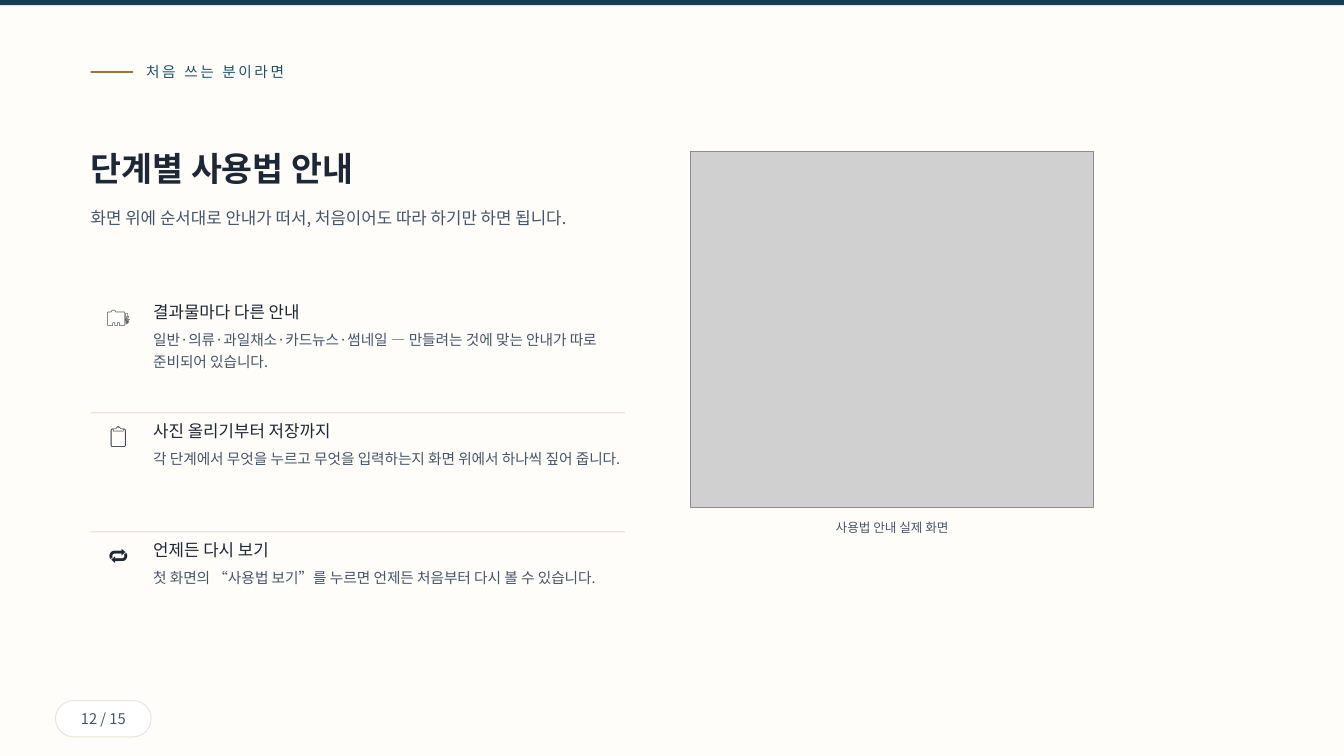
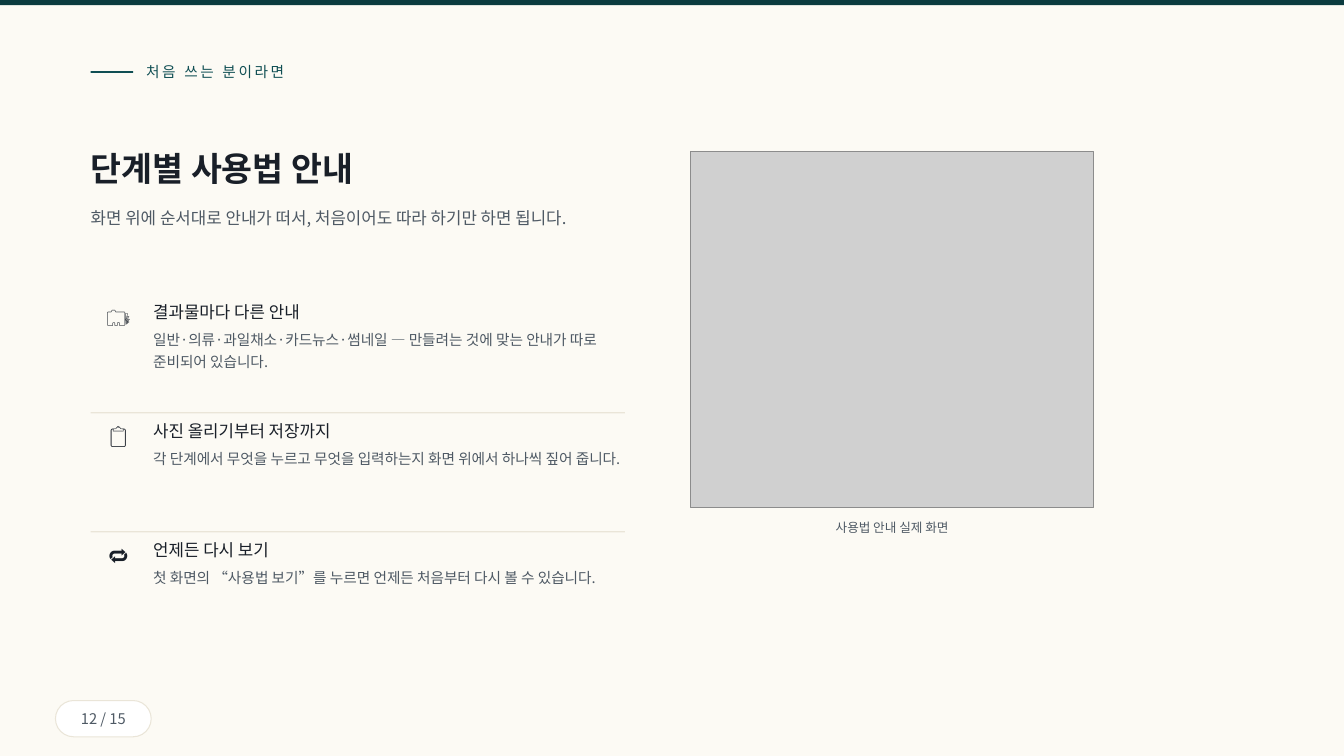
Before and after one commit to ramiteacher/searchmaster-x-freecanvas, a slide deck: slide 12 of slides.pptx. Drawn at 1344x756 pixels with LibreOffice and Linux fonts; fonts in the diff are those of the drawing; grey boxes stand for pictures. Boxes give left, top, right and bottom in pixels: in the first picture for what was removed or moved away, otherwise in the second. Text is boxed around its words. In the diff, an @@ line names an element or a change of style, - is before the commit and + after.

```diff
--- a/slides.pptx
+++ b/slides.pptx
@@ rectangle at <box>0,0,1344,756</box>: fill #FFFDF9 to #FCFAF4 @@
@@ rectangle at <box>0,0,1344,5</box>: fill #173F54 to #0B3B3F @@
@@ rectangle at <box>91,71,133,73</box>: fill #9A7440 to #0F4E53 @@
@@ text "처음 쓰는 분이라면" at <box>146,65,285,78</box>: text colour #1F5068 to #0F4E53 @@
@@ text "단계별 사용법 안내" at <box>91,153,566,227</box>: text colour #1D2735 to #191F28 in "단계별 사용법 안내"; text colour #455569 to #4E5964 in "화면 위에 순서대로 안내가 떠서, 처음이어도 따라 ..." @@
@@ text "결과물마다 다른 안내" at <box>153,304,597,368</box>: text colour #1D2735 to #191F28 in "결과물마다 다른 안내"; text colour #455569 to #4E5964 in "일반·의류·과일채소·카드뉴스·썸네일 — 만들려는 것에 맞는 안내가 따로 ..." @@
@@ text "사용법 안내 실제 화면" at <box>836,521,948,533</box>: text colour #455569 to #4E5964 @@
```
Also in this commit, not shown: 14 other slides changed, 1 other file.
